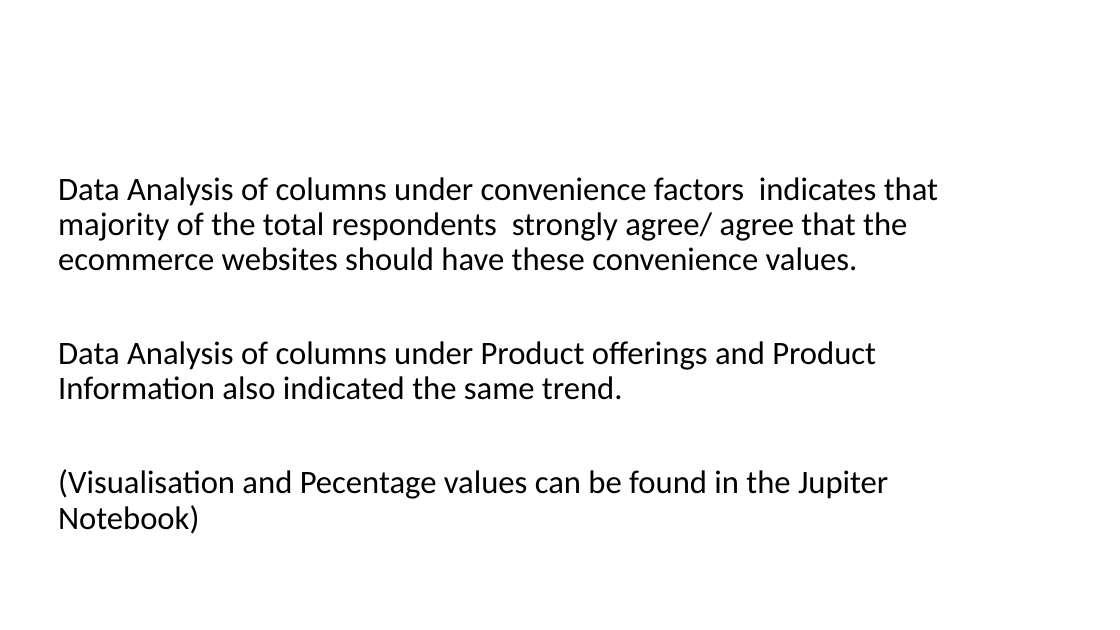
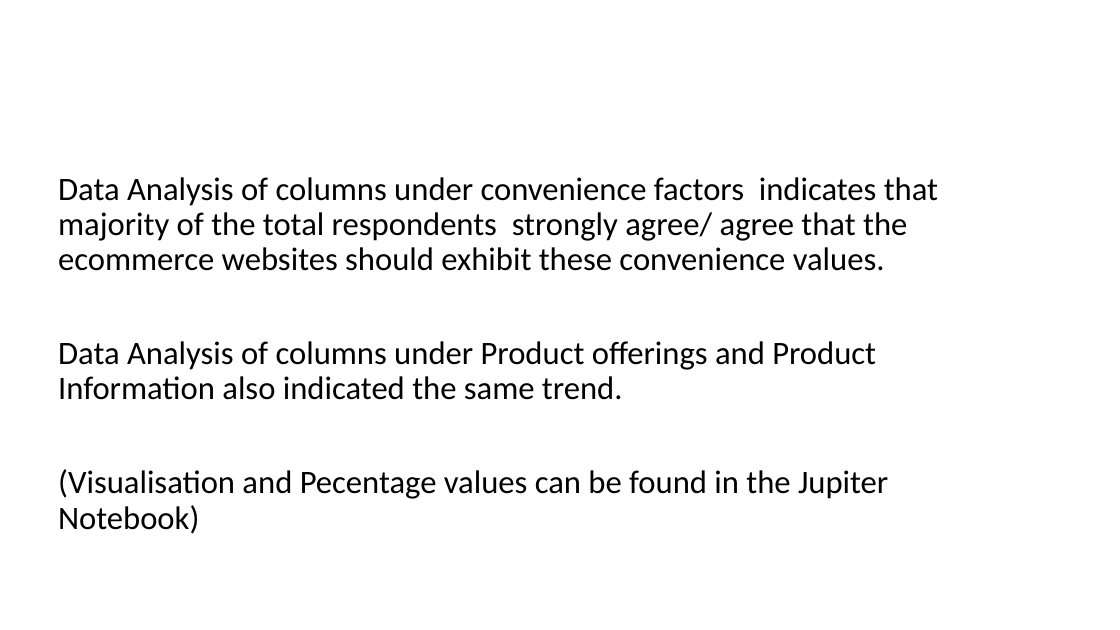
Before and after one commit to swathidamera/Internship, a slide deck: slide 12 of customer retention.ppt.pptx (slide 7 before the commit). Drawn at 1120x630 pixels with LibreOffice and Linux fonts; fonts in the diff are those of the drawing. Boxes give left, top, right and bottom in pixels: in the first picture for what was removed or moved away, otherwise in the second. Text is boxed around its words. In the diff, an @@ line names an element or a change of style, - is before the commit and + after.

```diff
--- a/customer retention.ppt.pptx
+++ b/customer retention.ppt.pptx
@@ text at bbox=[58, 177, 938, 271]: text changed @@
-Data Analysis of columns under convenience factors indicates that majority of the total respondents strongly agree/ agree that the ecommerce websites should have these convenience values.
+Data Analysis of columns under convenience factors indicates that majority of the total respondents strongly agree/ agree that the ecommerce websites should exhibit these convenience values.
```
Also in this commit, not shown: 4 other slides changed, 7 slides added.
